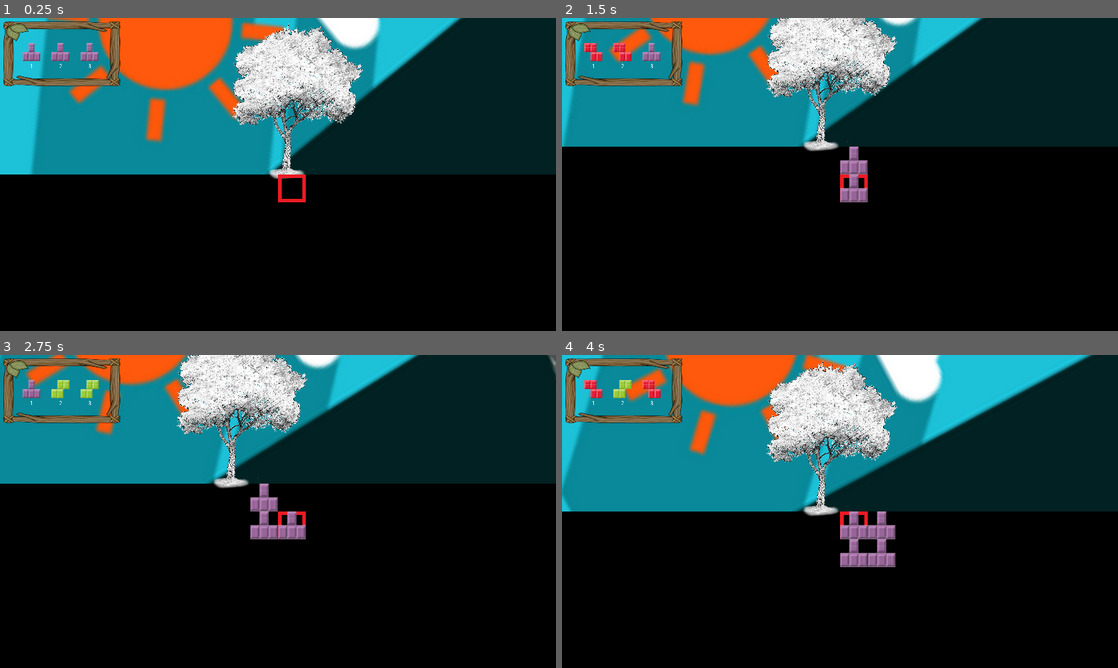
Above: before the commit, frames 1-4 (two rows, left to right).
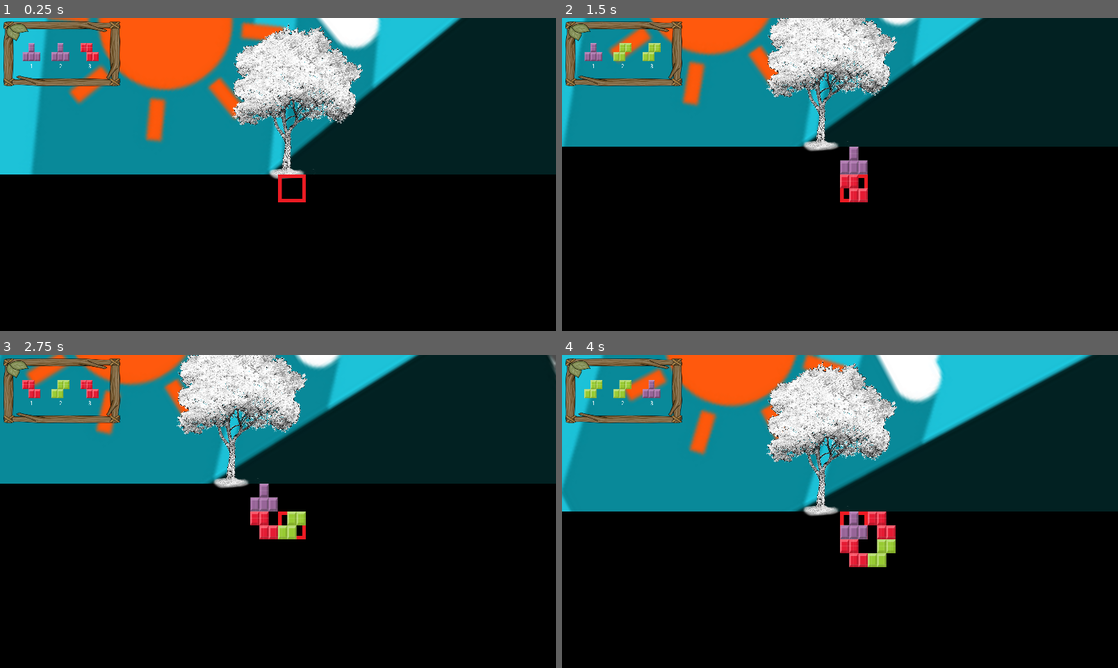
Above: after the commit, the same moments.

Repository: DEF-42/treeOfLife
Game: Godot game, scene res://Scripts/World.tscn
The game is run twice, just before and just after one commit, with the same random seed, the same clock (stepped at 60 frames per second) and the same inputs. Before the commit the project starts from res://Scenes/World.tscn.
Inputs:
- Up to frame 1 (0.25 s): no input
- Up to frame 2 (1.5 s): hold Right (ui_right) 0.53-1.28 s; tap Keypad 1 (numpad_1) at 0.6 s; hold Down (ui_down) from 1.28 s (still down); tap Keypad 2 (numpad_2) at 1.35 s
- Up to frame 3 (2.75 s): release Down (ui_down) at 2.03 s; hold Right (ui_right) from 2.03 s (still down); tap Keypad 3 (numpad_3) at 2.1 s
- Up to frame 4 (4 s): release Right (ui_right) at 2.78 s; hold Up (ui_up) 2.78-3.53 s; tap Keypad 1 (numpad_1) at 2.85 s; hold Left (ui_left) from 3.53 s (still down); tap Keypad 2 (numpad_2) at 3.6 s

The runs differ from the first frame. In frame 1, 0.2% of the frame differs, in the area x 14-18%, y 8-14%; in frame 2, 0.9%; in frame 3, 1.1%; in frame 4, 1.5%, in the area x 4-60%, y 8-68%.

Commit message:
randomize roots at ready

Diff:
--- a/Scripts/UI/RootSelector.gd
+++ b/Scripts/UI/RootSelector.gd
@@ -15,6 +15,7 @@
 
 func _ready():
 	rng.randomize()
+	_randomize_roots()
 
 func _process(delta):
 	if Input.is_action_just_pressed("numpad_1"):
--- a/Scenes/World.tscn
+++ b/Scripts/World.tscn
@@ -1,10 +1,10 @@
 [gd_scene load_steps=8 format=2]
 
-[ext_resource path="res://Scenes/Underground/Grid.tscn" type="PackedScene" id=1]
-[ext_resource path="res://Scenes/UI/RootSelector.tscn" type="PackedScene" id=2]
+[ext_resource path="res://Scenes/World.gd" type="Script" id=1]
+[ext_resource path="res://Assets/placeholder_day_cycle.png" type="Texture" id=2]
 [ext_resource path="res://Scenes/Outside/Tree.tscn" type="PackedScene" id=3]
-[ext_resource path="res://Assets/placeholder_day_cycle.png" type="Texture" id=4]
-[ext_resource path="res://Scenes/World.gd" type="Script" id=5]
+[ext_resource path="res://Scenes/UI/RootSelector.tscn" type="PackedScene" id=4]
+[ext_resource path="res://Scenes/Underground/Grid.tscn" type="PackedScene" id=5]
 
 [sub_resource type="Animation" id=1]
 resource_name = "DayCycleRotation"
--- a/project.godot
+++ b/project.godot
@@ -11,7 +11,7 @@
 [application]
 
 config/name="TreeOfLife"
-run/main_scene="res://Scenes/World.tscn"
+run/main_scene="res://Scripts/World.tscn"
 config/icon="res://icon.png"
 
 [autoload]
Not shown: 2 places in Scripts/World.tscn that only renumber resources
